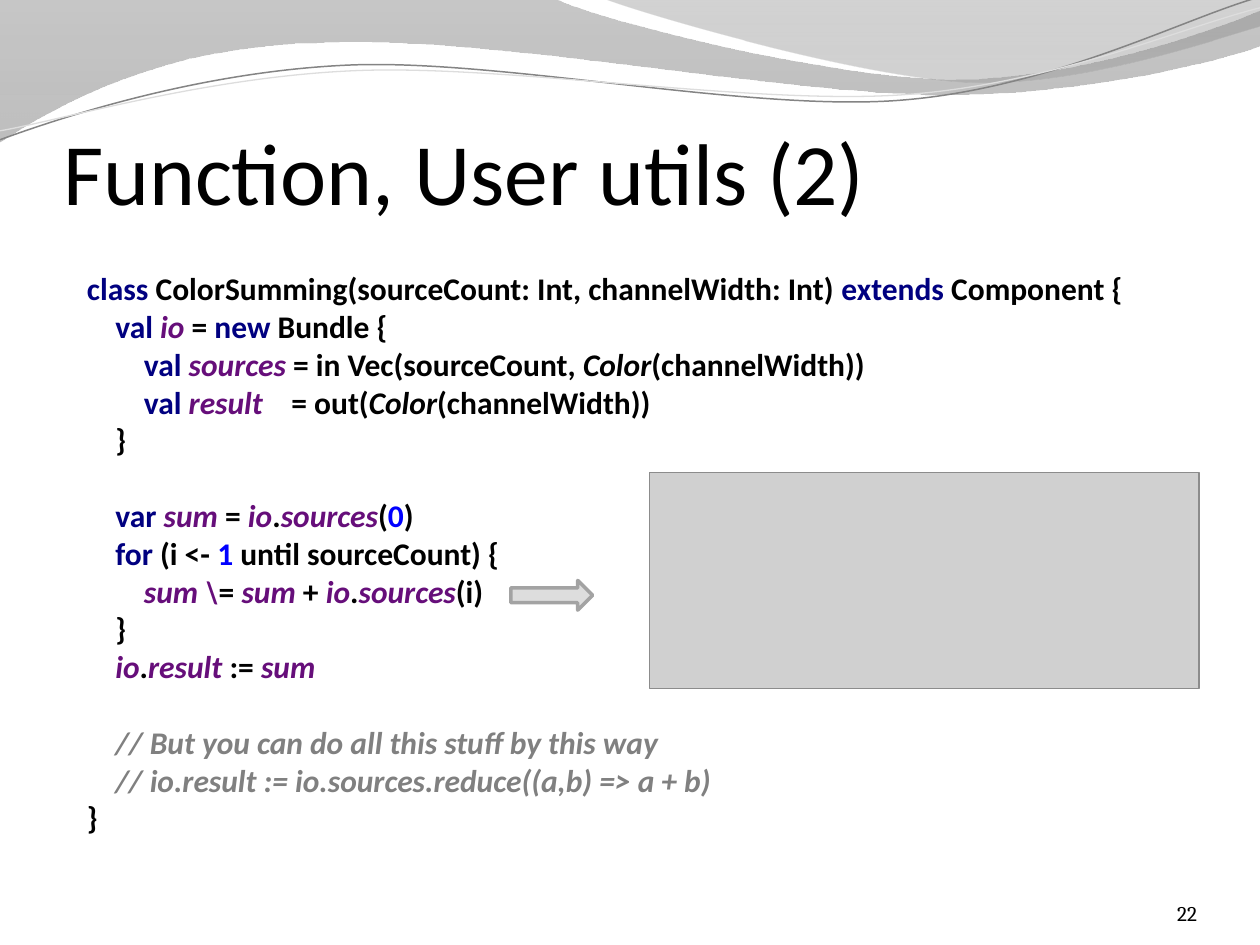
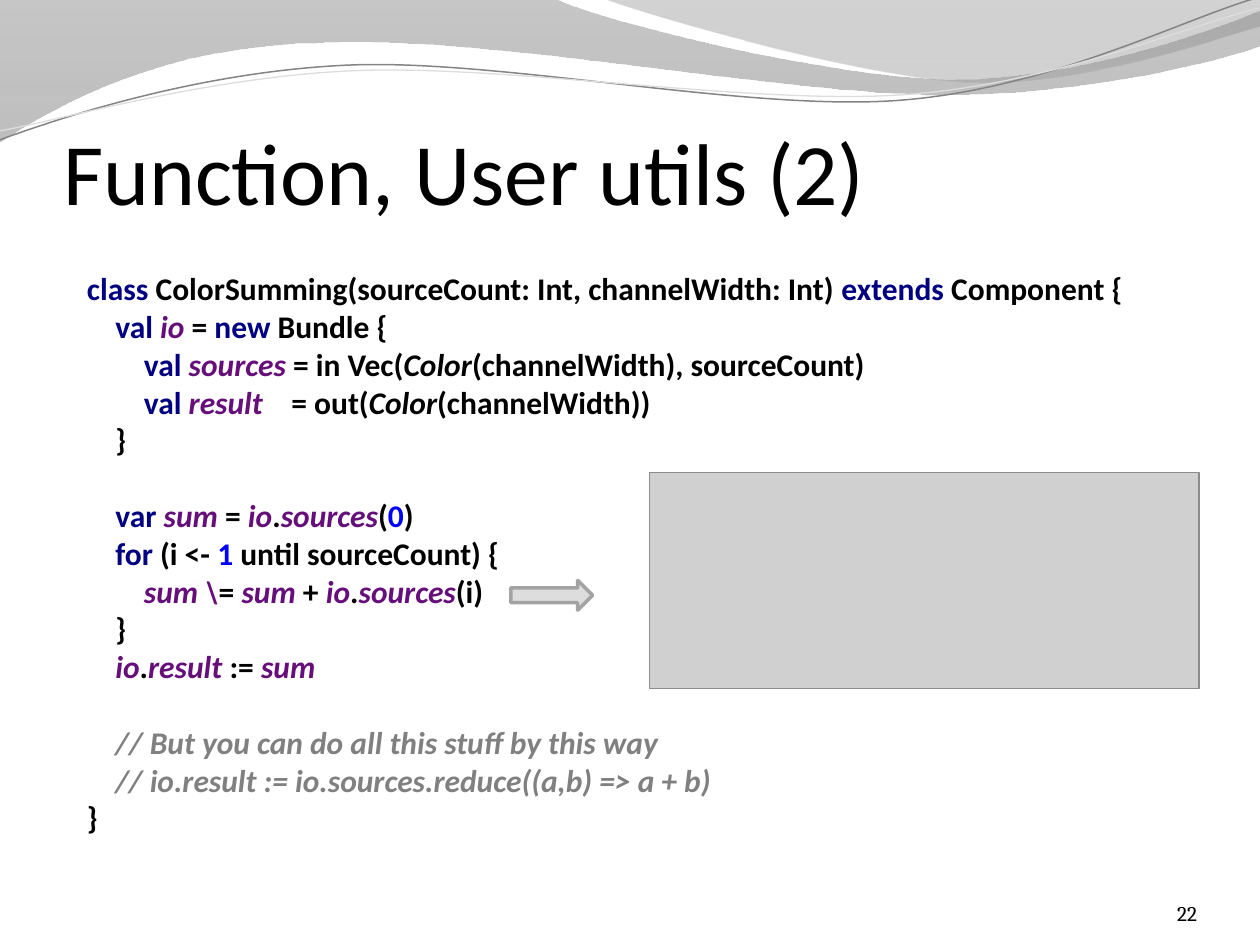
Before and after one commit to SpinalHDL/SpinalDoc, a slide deck: slide 22 of presentation/en/presentation.pptx. Drawn at 1260x945 pixels with LibreOffice and Linux fonts; fonts in the diff are those of the drawing; grey boxes stand for pictures; background and template pictures are left out. Boxes give left, top, right and bottom in pixels: in the first picture for what was removed or moved away, otherwise in the second. Text is boxed around its words. In the diff, an @@ line names an element or a change of style, - is before the commit and + after.

```diff
--- a/presentation/en/presentation.pptx
+++ b/presentation/en/presentation.pptx
@@ text at [87,277,1104,797]: text changed @@
-class ColorSumming(sourceCount: Int, channelWidth: Int) extends Component {
-val io = new Bundle {
-val sources = in Vec(sourceCount, Color(channelWidth))
-val result = out(Color(channelWidth))
-}
-var sum = io.sources(0)
-for (i <- 1 until sourceCount) {
-sum \= sum + io.sources(i)
-}
-io.result := sum
-// But you can do all this stuff by this way
-// io.result := io.sources.reduce((a,b) => a + b)
-}
+class ColorSumming(sourceCount: Int, channelWidth: Int) extends Component {
+val io = new Bundle {
+val sources = in Vec(Color(channelWidth), sourceCount)
+val result = out(Color(channelWidth))
+}
+var sum = io.sources(0)
+for (i <- 1 until sourceCount) {
+sum \= sum + io.sources(i)
+}
+io.result := sum
+// But you can do all this stuff by this way
+// io.result := io.sources.reduce((a,b) => a + b)
+}
```
Also in this commit, not shown: 12 other slides changed, 1 other file.
